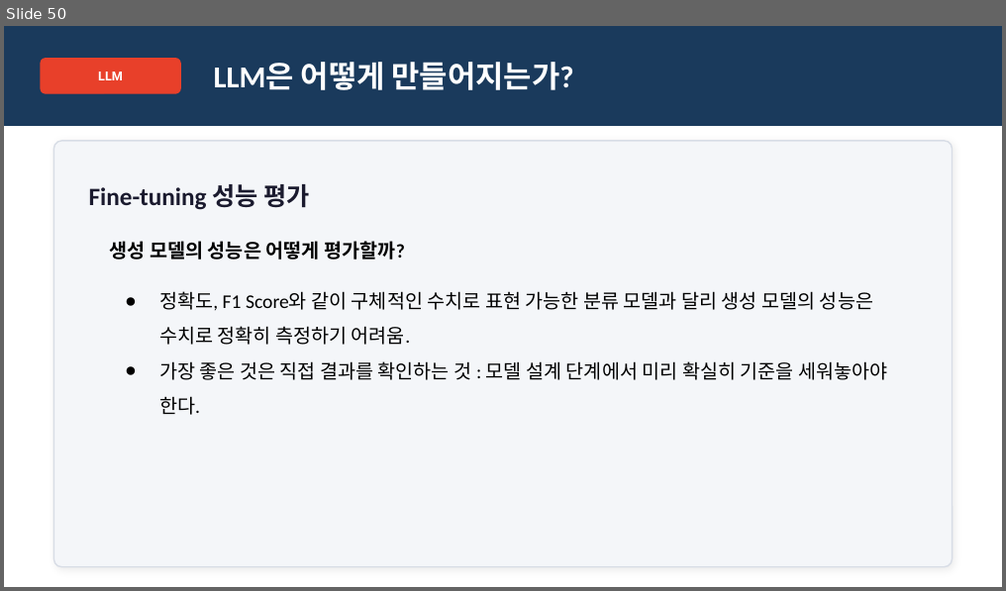
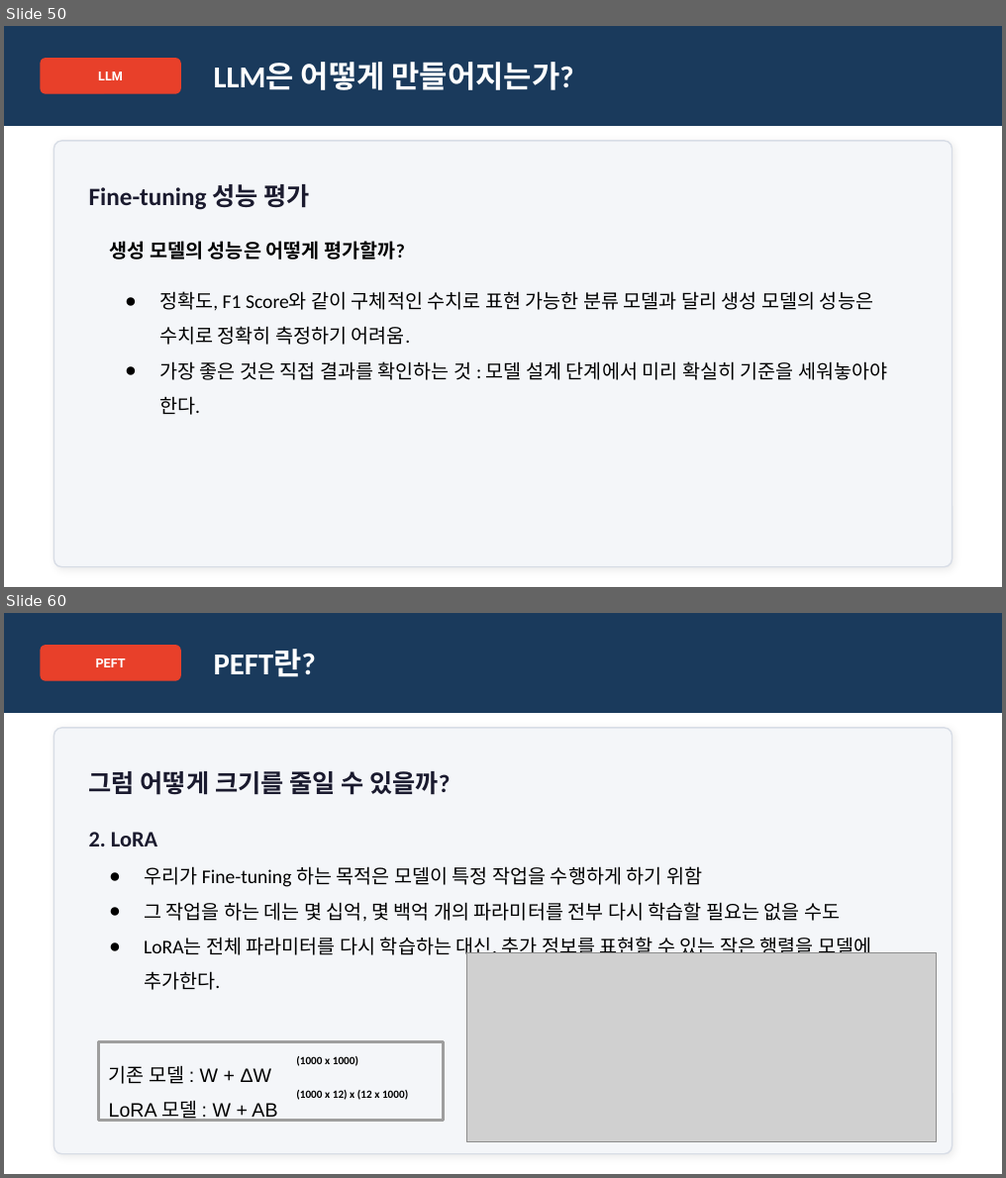
Before and after one commit to amyhong0/nvidia_ai_agent_engineer_course, a slide deck: LLM-fine-tuning-1.pptx. Shown one above the other, each under a label of ours: slide 50 before the commit, slides 50 and 60 after it; the slides between them are not shown. The pictures are 1006x591 and 1006x1178 pixels, drawn with LibreOffice and Linux fonts; fonts in the diff are those of the drawing; grey boxes stand for pictures. Boxes give left, top, right and bottom in pixels: in the first picture for what was removed or moved away, otherwise in the second. Text is boxed around its words. In the diff, an @@ line names an element or a change of style, - is before the commit and + after.

```diff
--- a/LLM-fine-tuning-1.pptx
+++ b/LLM-fine-tuning-1.pptx
@@ slide 60 added at (4, 613, 1002, 1174), background #FFFFFF @@
@@ rectangle added at (4, 613, 1002, 713), fill #1A3A5C, outline #1A3A5C 1 pt @@
@@ rounded rectangle added at (41, 645, 180, 680), fill #E8402A, outline #E8402A 1 pt @@
@@ text added at (96, 659, 126, 667), 9 pt, text #FFFFFF, bold @@
+PEFT
@@ text added at (214, 649, 316, 677), 22 pt, text #FFFFFF, bold @@
+PEFT란?
@@ rounded rectangle added at (54, 728, 952, 1154), fill #F4F6F9, outline #D8DDE6 1 pt @@
@@ text added at (89, 771, 450, 795), 18 pt, text #1A1A2E, bold @@
+그럼 어떻게 크기를 줄일 수 있을까?
@@ text added at (89, 832, 157, 847), 16 pt, text #1A1A2E, bold @@
+2. LoRA
@@ text added at (144, 866, 871, 990), 14 pt, text #000000 @@
+● 우리가 Fine-tuning 하는 목적은 모델이 특정 작업을 수행하게 하기 위함
+● 그 작업을 하는 데는 몇 십억, 몇 백억 개의 파라미터를 전부 다시 학습할 필요는 없을 수도
+● LoRA는 전체 파라미터를 다시 학습하는 대신, 추가 정보를 표현할 수 있는 작은 행렬을 모델에 추가한다.
@@ picture added at (467, 954, 936, 1142) @@
@@ rectangle added at (99, 1042, 444, 1121), outline #9E9E9E 2.25 pt, 14 pt, text #000000 @@
+기존 모델 : W + ΔW
+LoRA 모델 : W + AB
@@ text added at (296, 1057, 358, 1066), 8 pt, text #000000, bold @@
+(1000 x 1000)
@@ text added at (296, 1090, 408, 1100), 8 pt, text #000000, bold @@
+(1000 x 12) x (12 x 1000)
```
Also in this commit, not shown: 11 other slides added, 4 other files.
